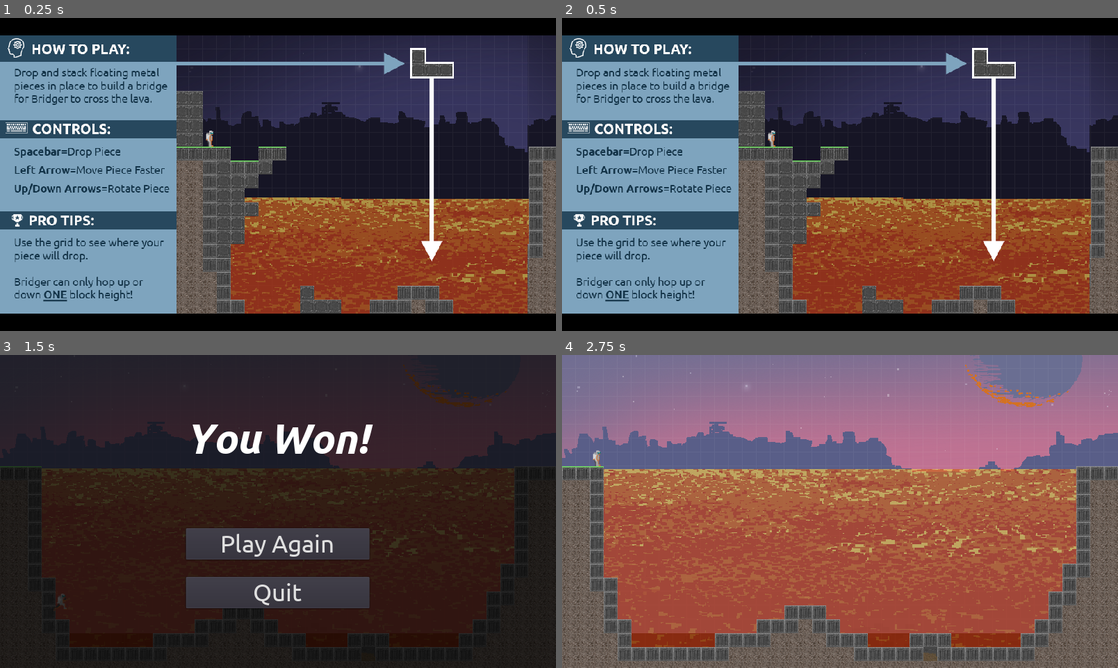
Above: before the commit, frames 1-4 (two rows, left to right).
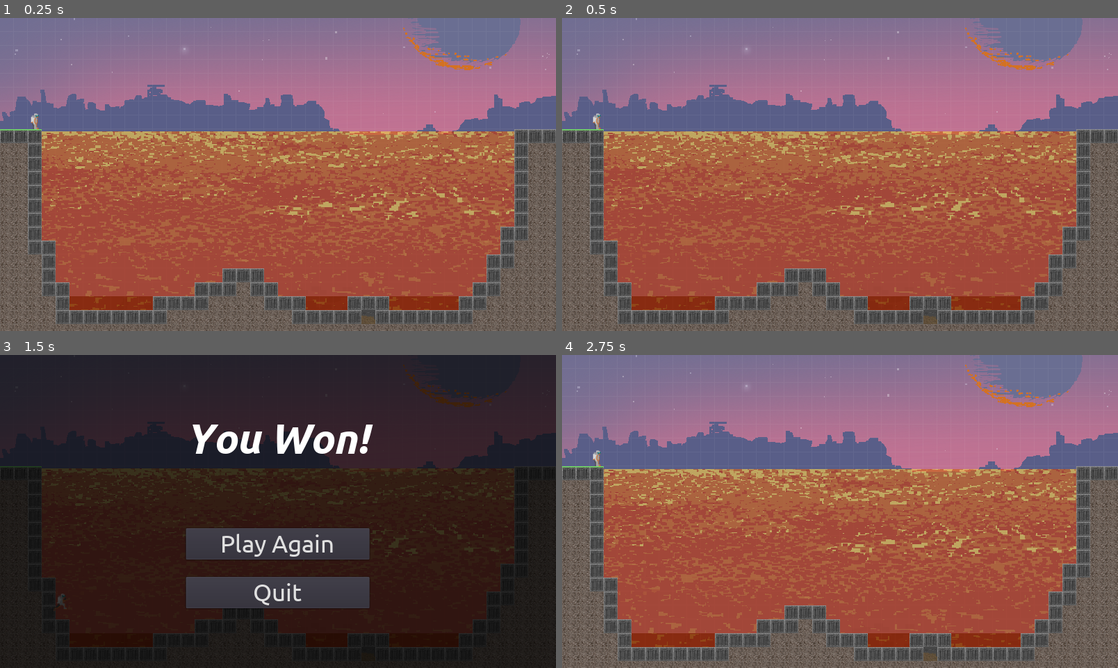
Above: after the commit, the same moments.

Repository: jtuttle/bridger
Game: Godot game, scene res://objects/levels/game/game.tscn
The game is run twice, just before and just after one commit, with the same random seed, the same clock (stepped at 60 frames per second) and the same inputs. Before the commit the project starts from res://objects/UI/tutorial_screen/tutorial_screen.tscn.
Inputs (mouse positions are in pixels of both pictures, inside the frame that each line leads up to):
- Up to frame 1 (0.25 s): no input
- Up to frame 2 (0.5 s): no input
- Up to frame 3 (1.5 s): click (278, 511) at 0.52 s; hold Escape (bring_up_ui) from 1.28 s (still down); hold Space (drop_piece) from 1.28 s (still down)
- Up to frame 4 (2.75 s): release Escape (bring_up_ui) at 2 s; release Space (drop_piece) at 2 s; click "Play Again" at 2 s

The runs differ from the first frame. In frame 1, 94% of the frame differs, in the area x 0-100%, y 0-100%; in frame 2, 94%; in frame 3, less than 0.1%; in frame 4, nothing differs.

Commit message:
Change start screen to tutorial

Diff:
--- a/project.godot
+++ b/project.godot
@@ -17,7 +17,7 @@
 
 config/name="bridger"
 config/description="Global Game Jam 2020 entry. \"Repair\" is the theme,"
-run/main_scene="res://objects/UI/tutorial_screen/tutorial_screen.tscn"
+run/main_scene="res://objects/levels/game/game.tscn"
 boot_splash/image="res://images/splash.png"
 boot_splash/bg_color=Color( 0, 0, 0, 1 )
 config/icon="res://images/icon.png"
